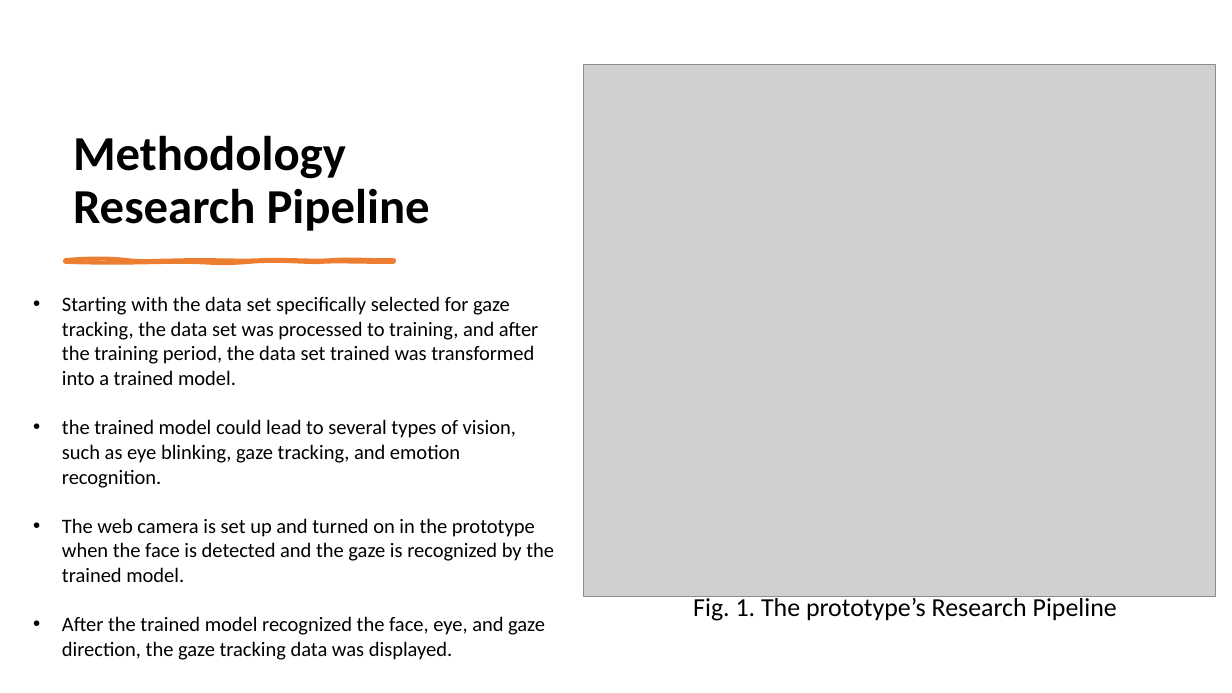
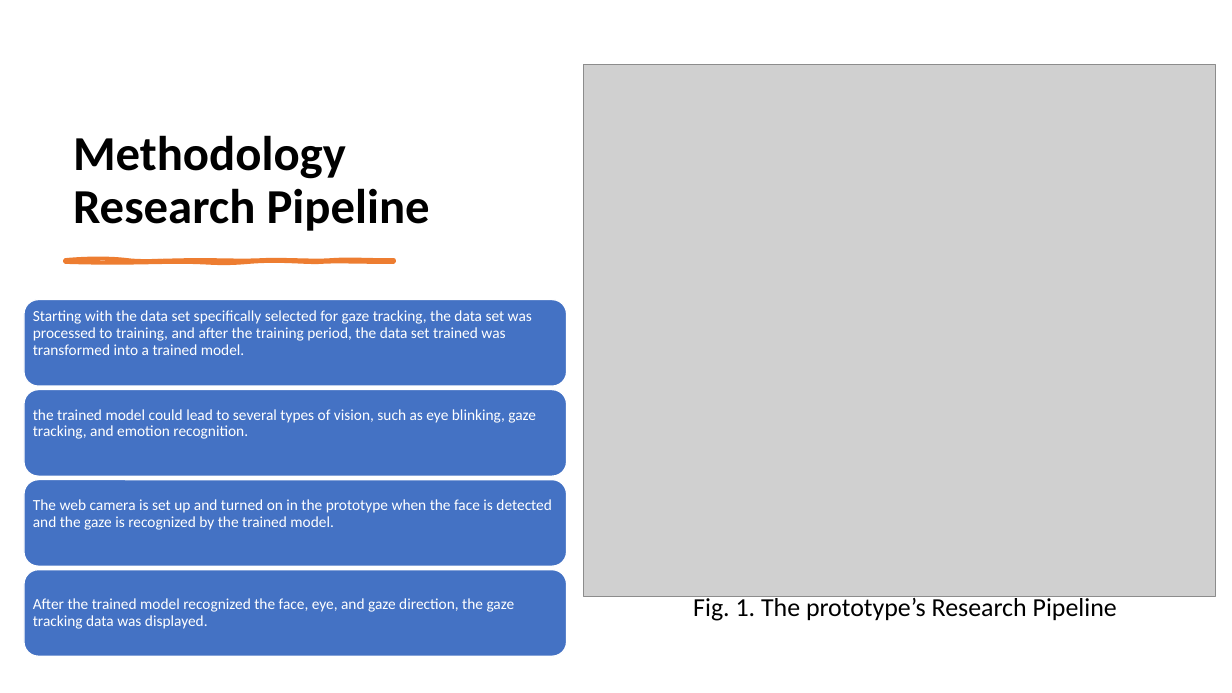
Before and after one commit to mikaelmcast/MikaelZammitResearchDesignII, a slide deck: slide 6 of Mikael_Zammit_MSD6.2B_Viva_Presentation.pptx. Drawn at 1232x693 pixels with LibreOffice and Linux fonts; fonts in the diff are those of the drawing; grey boxes stand for pictures. Boxes give left, top, right and bottom in pixels: in the first picture for what was removed or moved away, otherwise in the second. Text is boxed around its words. In the diff, an @@ line names an element or a change of style, - is before the commit and + after.

```diff
--- a/Mikael_Zammit_MSD6.2B_Viva_Presentation.pptx
+++ b/Mikael_Zammit_MSD6.2B_Viva_Presentation.pptx
@@ text at [62, 296, 538, 488]: paragraphs removed @@
-• Starting with the data set specifically selected for gaze tracking, the data set was processed to training, and after the training period, the data set trained was transformed into a trained model.
-• the trained model could lead to several types of vision, such as eye blinking, gaze tracking, and emotion recognition.
@@ text "The web camera is set ...": place and size @@
-text "The web camera is set ..." at [62, 296, 554, 660]
+text "The web camera is set ..." at [33, 499, 551, 530]
@@ text "The web camera is set ..." at [33, 499, 551, 530]: size 16 to 12 pt, text colour #000000 to #FFFFFF; bullet • to none; line spacing 1 to 0.9; more space between paragraphs; vertical alignment top to middle @@
@@ group added at [24, 299, 567, 657]: 4 rounded rectangles, 3 texts @@
+Starting with the data set specifically selected for gaze tracking, the data set was processed to training, and after the training period, the data set trained was transformed into a trained model.
+the trained model could lead to several types of vision, such as eye blinking, gaze tracking, and emotion recognition.
+After the trained model recognized the face, eye, and gaze direction, the gaze tracking data was displayed.
@@ text at [62, 616, 545, 660]: paragraph removed @@
-• After the trained model recognized the face, eye, and gaze direction, the gaze tracking data was displayed.
```
Also in this commit, not shown: 5 other slides changed.
